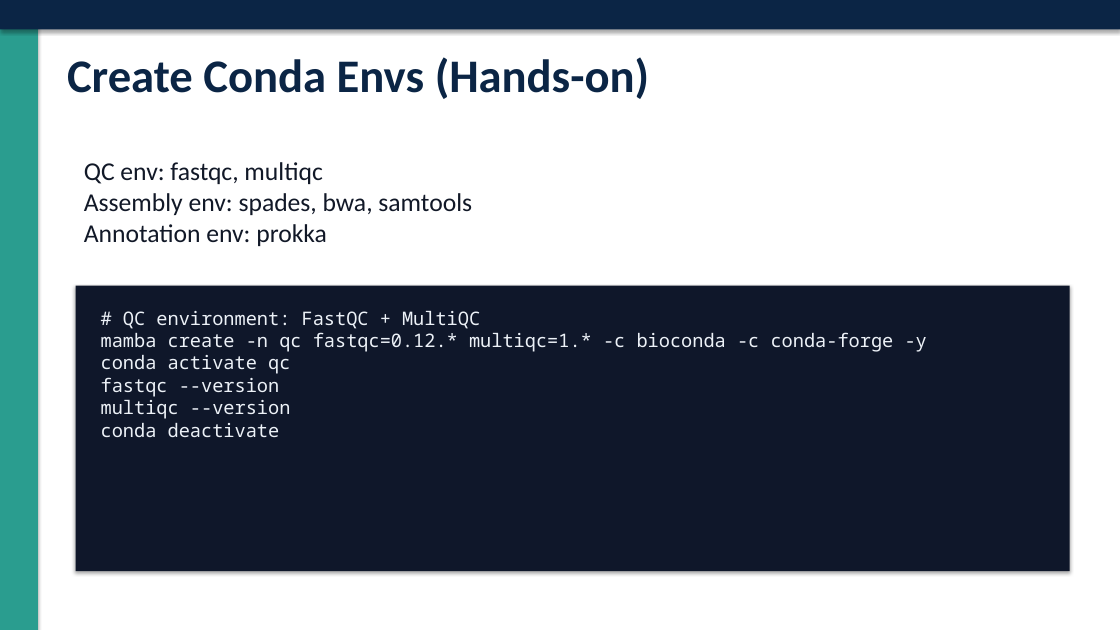
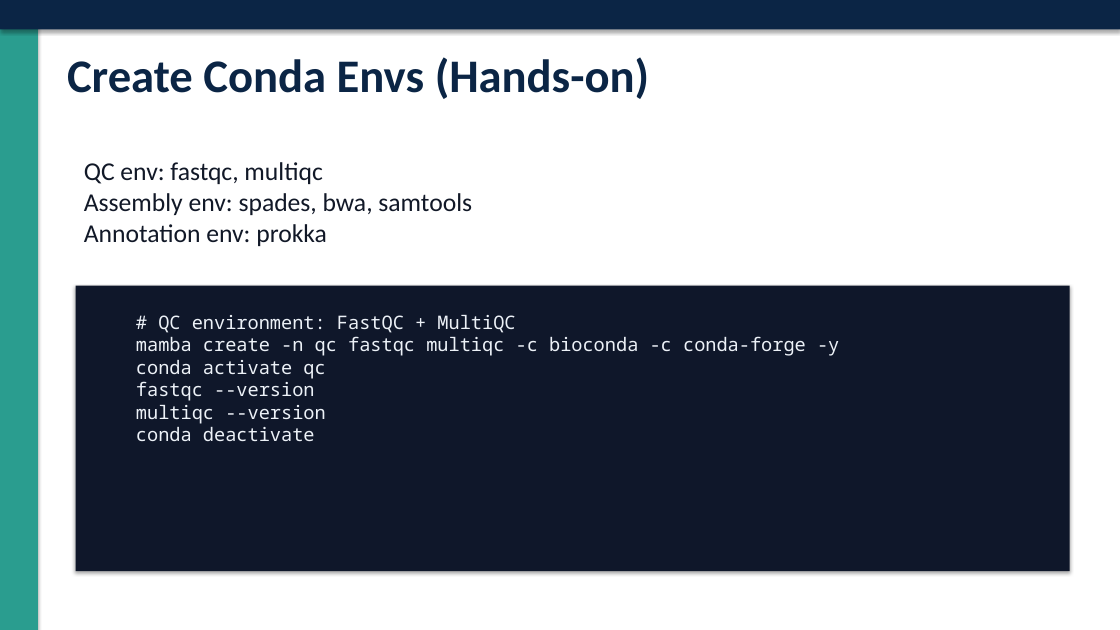
Before and after one commit to svermai/Bioinfo-training-2025-26, a slide deck: slide 8 of module-02-environments/slides/Week2_EnvMgmt_Bioinformatics.pptx. Drawn at 1120x630 pixels with LibreOffice and Linux fonts; fonts in the diff are those of the drawing. Boxes give left, top, right and bottom in pixels: in the first picture for what was removed or moved away, otherwise in the second. Text is boxed around its words. In the diff, an @@ line names an element or a change of style, - is before the commit and + after.

```diff
--- a/module-02-environments/slides/Week2_EnvMgmt_Bioinformatics.pptx
+++ b/module-02-environments/slides/Week2_EnvMgmt_Bioinformatics.pptx
@@ text at <box>136,315,839,441</box>: text changed @@
-# QC environment: FastQC + MultiQC
-mamba create -n qc fastqc=0.12.* multiqc=1.* -c bioconda -c conda-forge -y
-conda activate qc
-fastqc --version
-multiqc --version
-conda deactivate
+# QC environment: FastQC + MultiQC
+mamba create -n qc fastqc multiqc -c bioconda -c conda-forge -y
+conda activate qc
+fastqc --version
+multiqc --version
+conda deactivate
```
Also in this commit, not shown: 1 other slide changed, 8 other files.
